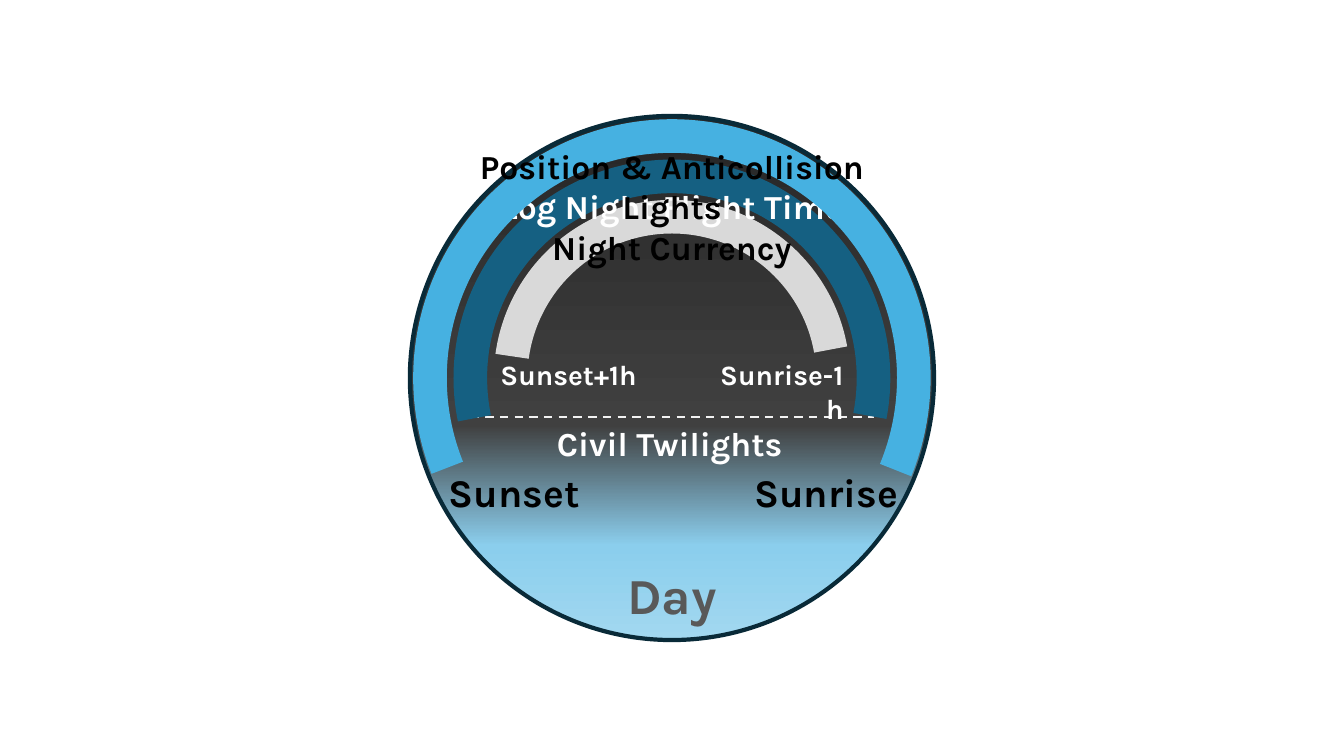
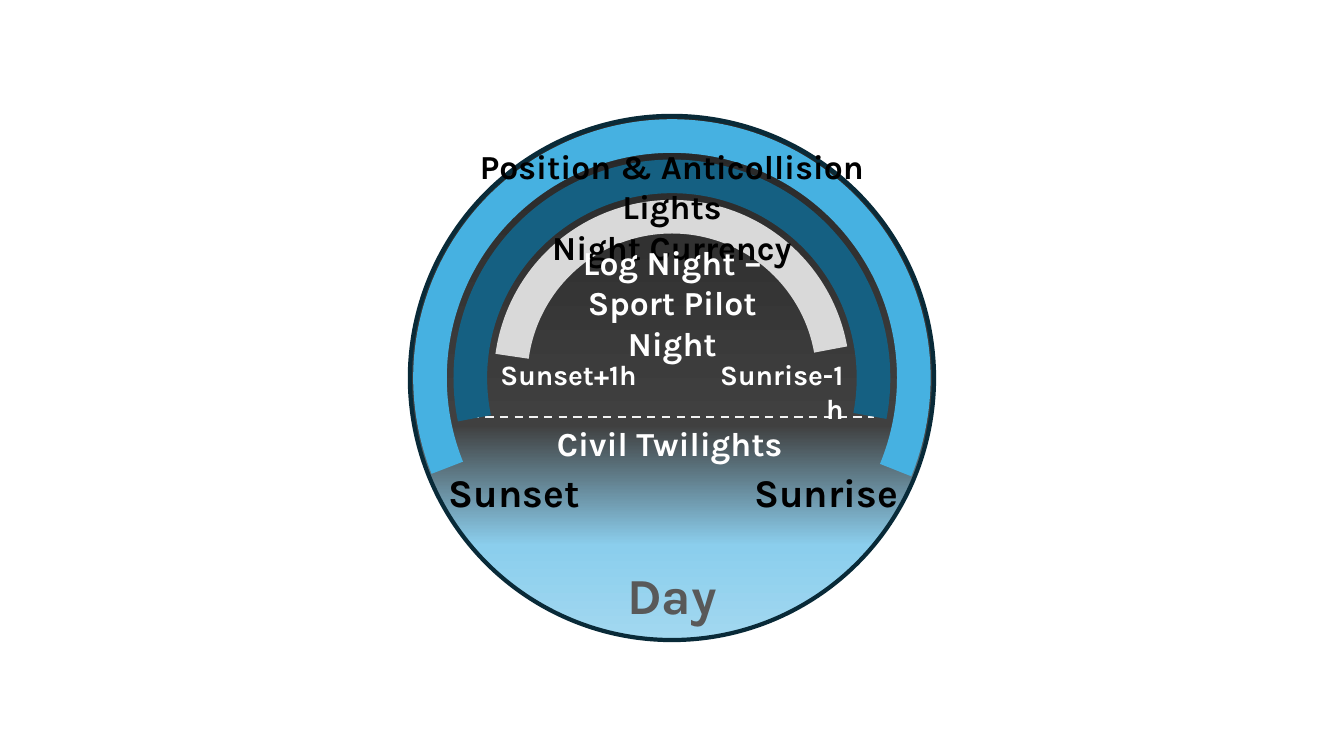
Before and after one commit to jcjollant/gakneeboard, a slide deck: slide 4 of docs/Tiles.pptx. Drawn at 1344x756 pixels with LibreOffice and Linux fonts; fonts in the diff are those of the drawing. Boxes give left, top, right and bottom in pixels: in the first picture for what was removed or moved away, otherwise in the second. Text is boxed around its words. In the diff, an @@ line names an element or a change of style, - is before the commit and + after.

Commit message:
Updates night logo w/ Sports Pilot

```diff
--- a/docs/Tiles.pptx
+++ b/docs/Tiles.pptx
@@ text at (583, 245, 757, 365): text changed @@
-Log Night Flight Time
+Log Night – Sport Pilot Night
```
Also in this commit, not shown: 1 other file.
